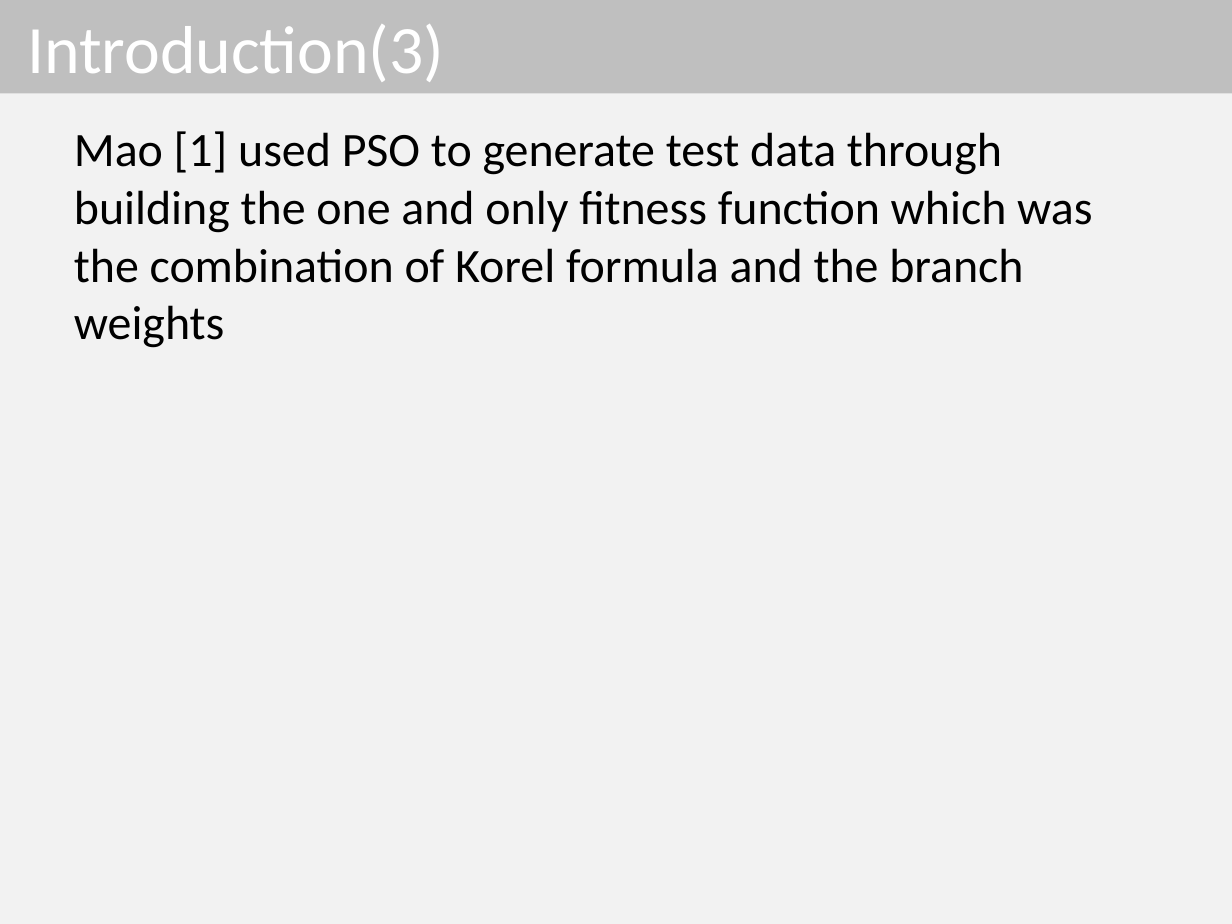
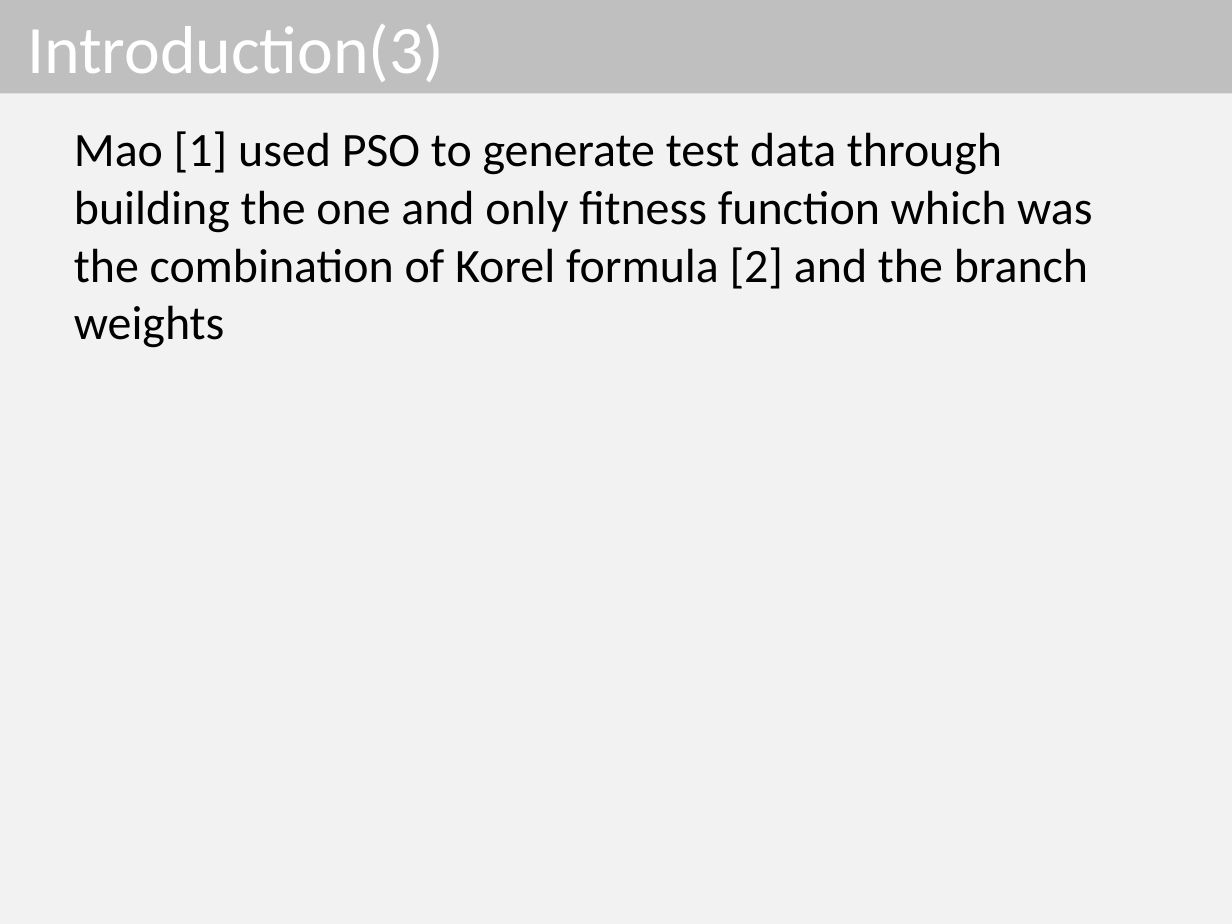
Before and after one commit to dinhngocthi/GAsource, a slide deck: slide 5 of CFT4CUnitSrc/src/report/PPSO_Presentation.pptx. Drawn at 1232x924 pixels with LibreOffice and Linux fonts; fonts in the diff are those of the drawing. Boxes give left, top, right and bottom in pixels: in the first picture for what was removed or moved away, otherwise in the second. Text is boxed around its words. In the diff, an @@ line names an element or a change of style, - is before the commit and + after.

```diff
--- a/CFT4CUnitSrc/src/report/PPSO_Presentation.pptx
+++ b/CFT4CUnitSrc/src/report/PPSO_Presentation.pptx
@@ text at bbox=[74, 131, 1092, 348]: text changed @@
-Mao [1] used PSO to generate test data through building the one and only fitness function which was the combination of Korel formula and the branch weights
+Mao [1] used PSO to generate test data through building the one and only fitness function which was the combination of Korel formula [2] and the branch weights
```
Also in this commit, not shown: 1 other slide changed, 8 slides added, 1 other file.
